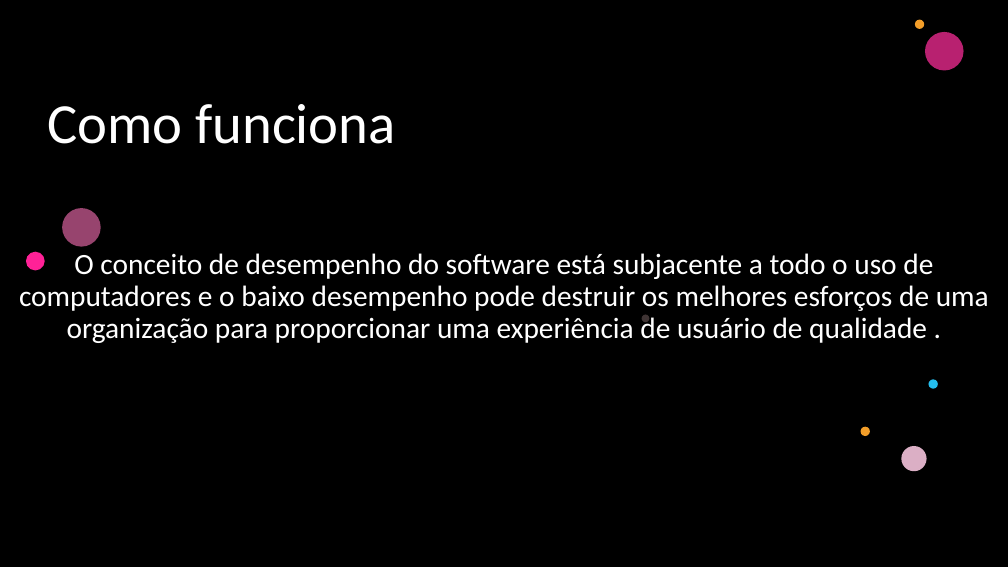
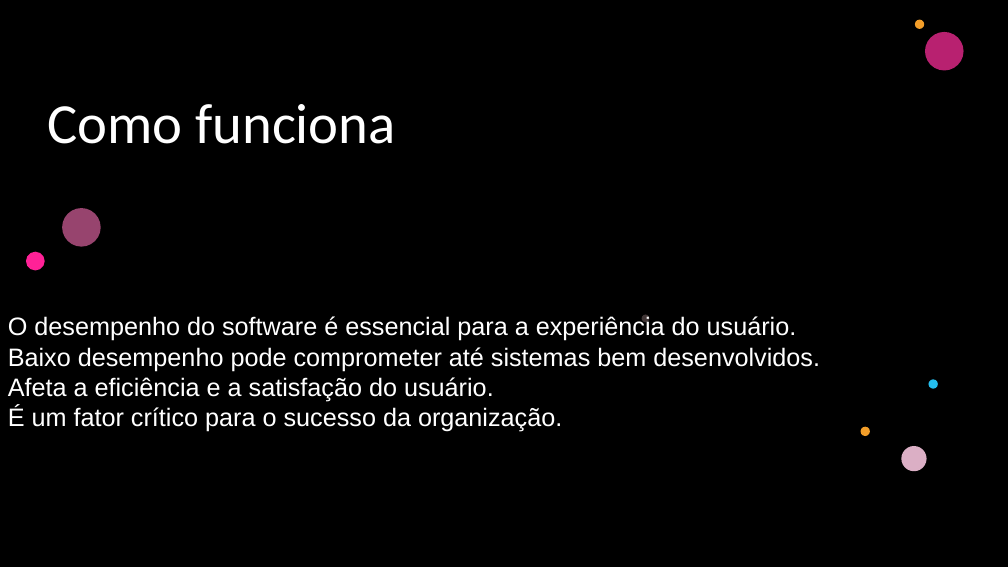
Before and after one commit to pauloryan091/atv-test, a slide deck: slide 3 of Teste Desempenho.pptx. Drawn at 1008x567 pixels with LibreOffice and Linux fonts; fonts in the diff are those of the drawing; background and template pictures are left out; a plain dark background stands for a picture behind light text. Boxes give left, top, right and bottom in pixels: in the first picture for what was removed or moved away, otherwise in the second. Text is boxed around its words. In the diff, an @@ line names an element or a change of style, - is before the commit and + after.

```diff
--- a/Teste Desempenho.pptx
+++ b/Teste Desempenho.pptx
@@ subtitle removed at (x1=19, y1=253, x2=989, y2=343) @@
-O conceito de desempenho do software está subjacente a todo o uso de computadores e o baixo desempenho pode destruir os melhores esforços de uma organização para proporcionar uma experiência de usuário de qualidade .
@@ subtitle added at (x1=8, y1=315, x2=820, y2=432), 24 pt, text #FFFFFF @@
+O desempenho do software é essencial para a experiência do usuário.
+Baixo desempenho pode comprometer até sistemas bem desenvolvidos.
+Afeta a eficiência e a satisfação do usuário.
+É um fator crítico para o sucesso da organização.
```
Also in this commit, not shown: 2 other slides changed, 13 other files.
